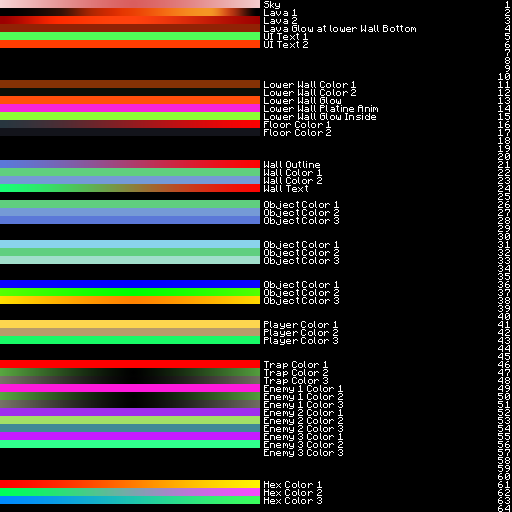
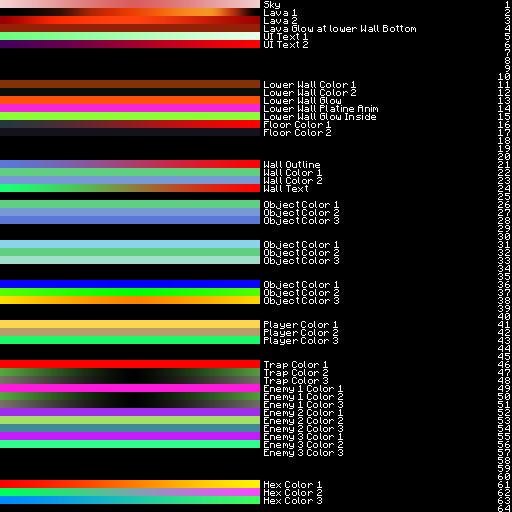
The second w=512, h=512 image is a revision of the first. Changes to its layers:
painted on "Rectangle 1 copy 13" over (0, 40, 260, 48)
